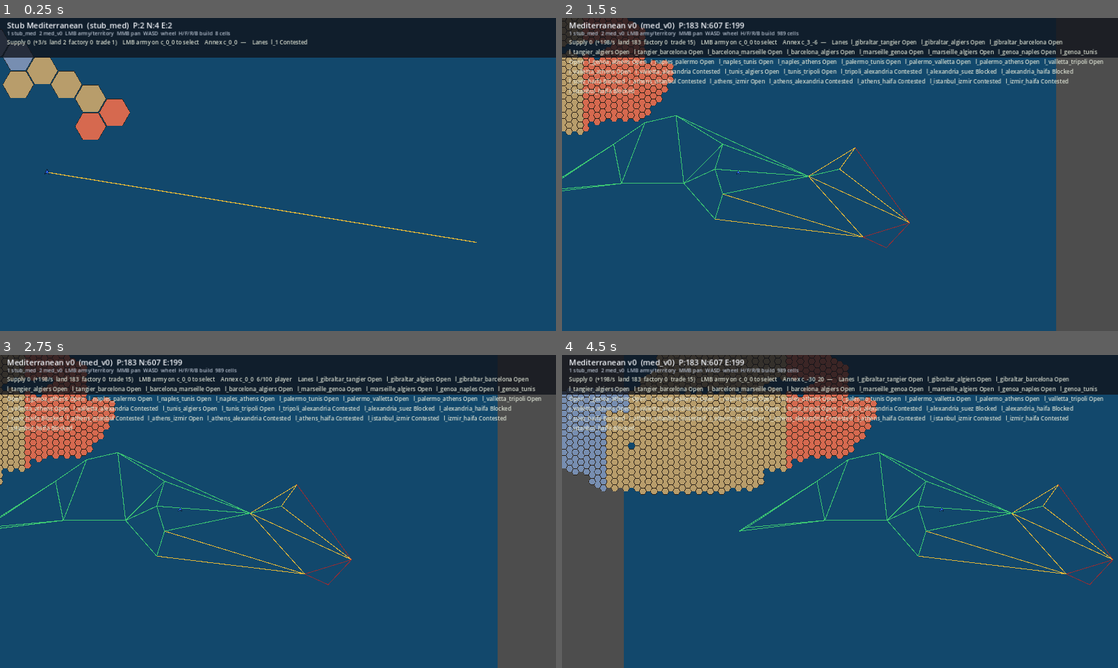
Above: before the commit, frames 1-4 (two rows, left to right).
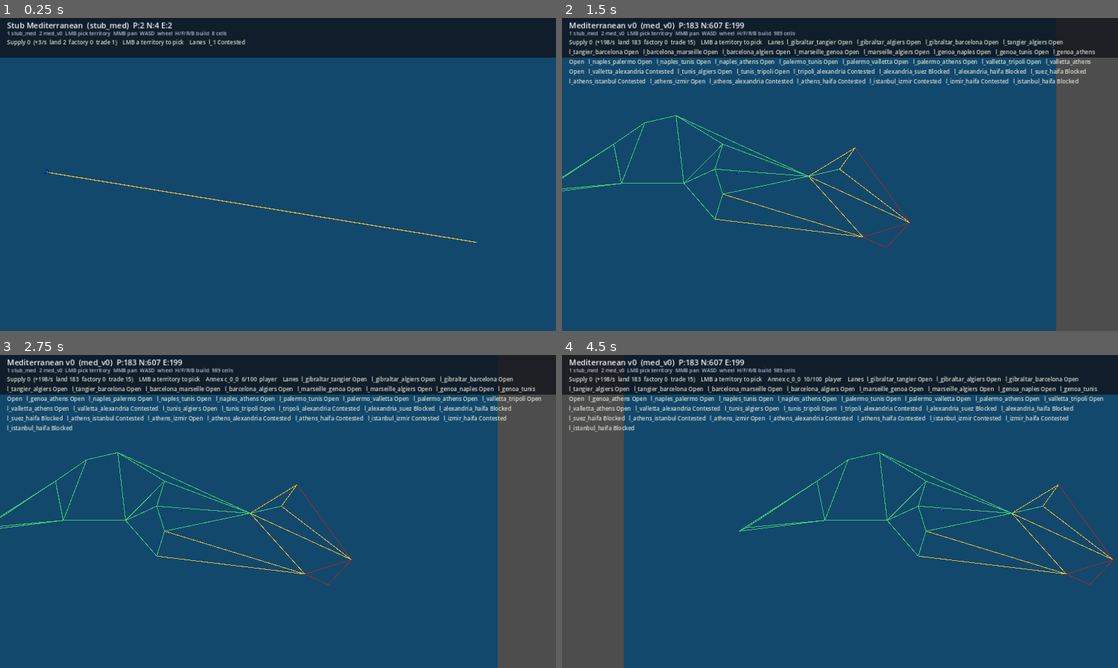
Above: after the commit, the same moments.

Repository: Kdog1132/War-Game-Untitled-
Game: Godot game, scene res://scenes/Main.tscn
Two runs of this game, one before a commit and one after it. Both use one fixed random seed, a clock stepped at 60 frames per second and the inputs below.
Inputs (mouse positions are in pixels of both pictures, inside the frame that each line leads up to):
- Up to frame 1 (0.25 s): no input
- Up to frame 2 (1.5 s): tap Enter at 0.5 s; move the mouse to (962, 158) at 0.52 s; hold D 0.53-1.25 s; tap 1 at 0.6 s; click (962, 158) at 0.67 s; tap 2 at 0.8 s; drag from (728, 190) to (812, 237) at 1.27 s
- Up to frame 3 (2.75 s): tap Space at 2 s; move the mouse to (333, 442) at 2.02 s; hold D from 2.03 s (still down); tap 1 at 2.1 s; click (333, 442) at 2.17 s; tap 2 at 2.3 s
- Up to frame 4 (4.5 s): release D at 2.75 s; drag from (812, 574) to (673, 464) at 2.77 s; tap Enter at 3.5 s; move the mouse to (1006, 558) at 3.52 s; hold A 3.53-4.25 s; tap H at 3.6 s; click (1006, 558) at 3.67 s; tap 2 at 3.8 s; tap Escape at 4.15 s; drag from (673, 464) to (756, 433) at 4.27 s

The runs differ from the first frame. In frame 1, 2.9% of the frame differs, in the area x 0-56%, y 4-39%; in frame 2, 8.8%; in frame 3, 6.0%; in frame 4, 18%, in the area x 0-93%, y 0-45%.

Commit message:
Painted-map UX: local mouse pick, pulse, ghost trail
Click selects a territory (no hex chrome, no brush). Annex meter and a
soft border pulse sit on the pick; HUD ETA only when annex is slow.
Move ghost trail plus Supply / Open-Contested-Blocked lanes stay.
Picking uses get_local_mouse_position() under Camera2D.

Co-authored-by: Kdog1132 <Kdog1132@users.noreply.github.com>

Diff:
--- a/godot/autoload/AnnexService.gd
+++ b/godot/autoload/AnnexService.gd
@@ -98,6 +98,25 @@
 	return true
 
 
+## Seconds to flip, or -1 if not annexing. INF if paused / no rate.
+func eta_sec(cell_id: String) -> float:
+	var progress := meter(cell_id)
+	var owner := _owner_of(cell_id)
+	var occ := _occupiers(cell_id)
+	var claimer := claiming_faction(cell_id)
+	if claimer == "":
+		claimer = _claimer(occ, owner)
+	if claimer == "":
+		return -1.0
+	if _paused(occ, claimer):
+		return INF
+	var strength := float(occ.get(claimer, 0.0))
+	var rate := annex_rate_pct(owner, strength)
+	if rate <= 0.001:
+		return INF
+	return maxf(0.0, (_flip_at() - progress) / rate)
+
+
 func annex_rate_pct(owner: String, strength: float) -> float:
 	var cfg: Dictionary = Balance.annex_cfg() if Balance != null else {}
 	if owner == "none":
--- a/godot/scenes/Main.gd
+++ b/godot/scenes/Main.gd
@@ -1,6 +1,6 @@
 extends Node
-## M0–M6 boot: stub_med, WorldMap, HUD (supply / selection / annex / lanes).
-## KEY_1 = stub_med (hex ~48px). KEY_2 = med_v0 (hex ~14px).
+## M0–M6 boot: stub_med, WorldMap, HUD (Supply + lane Open/Contested/Blocked).
+## KEY_1 = stub_med. KEY_2 = med_v0.
 
 @onready var world_map: Node2D = $WorldMap
 @onready var theater_label: Label = $HUD/TheaterLabel
@@ -80,7 +80,7 @@
 func _refresh_hud() -> void:
 	var name := str(MapService.meta.get("name", MapService.theater_id))
 	theater_label.text = "%s  (%s)  %s" % [name, MapService.theater_id, OwnershipService.counts_hud()]
-	help_label.text = "1 stub_med  2 med_v0  LMB army/territory  MMB pan  WASD  wheel  H/F/R/B build  %d cells" % MapService.cells.size()
+	help_label.text = "1 stub_med  2 med_v0  LMB pick territory  MMB pan  WASD  wheel  H/F/R/B build  %d cells" % MapService.cells.size()
 	if status_label:
 		status_label.text = _status_text()
 
@@ -111,19 +111,22 @@
 			float(ArmyService.player().get("strength", 100.0)),
 		])
 	else:
-		bits.append("LMB army on %s to select" % cell)
-	var annex_cell := cell
-	if world_map != null:
-		var hover := str(world_map.get("_hover_cell"))
-		if not hover.is_empty():
-			annex_cell = hover
+		bits.append("LMB a territory to pick")
+	var annex_cell := ""
+	if world_map != null and world_map.has_method("picked_cell"):
+		annex_cell = str(world_map.call("picked_cell"))
+	if annex_cell.is_empty():
+		annex_cell = cell
 	if not annex_cell.is_empty():
 		var meter := AnnexService.meter(annex_cell)
 		var claim := AnnexService.claiming_faction(annex_cell)
 		if meter > 0.0:
-			bits.append("Annex %s  %.0f/100  %s" % [annex_cell, meter, claim])
-		else:
-			bits.append("Annex %s  —" % annex_cell)
+			var annex := "Annex %s  %.0f/100  %s" % [annex_cell, meter, claim]
+			var eta := AnnexService.eta_sec(annex_cell)
+			# ETA only when annex is slow (>8s). Fast flips stay meter-only.
+			if is_finite(eta) and eta > 8.0:
+				annex += "  ETA %.0fs" % eta
+			bits.append(annex)
 	var lanes := ShippingService.lane_hud()
 	if lanes != "":
 		bits.append("Lanes  %s" % lanes)
--- a/godot/scenes/Main.tscn
+++ b/godot/scenes/Main.tscn
@@ -36,7 +36,7 @@
 theme_override_colors/font_color = Color(0.78, 0.82, 0.88, 0.9)
 theme_override_font_sizes/font_size = 12
 mouse_filter = 2
-text = "1 stub_med   2 med_v0   LMB select/move   MMB pan   WASD   wheel zoom"
+text = "1 stub_med   2 med_v0   LMB pick territory   MMB pan   WASD   wheel zoom"
 
 [node name="StatusLabel" type="Label" parent="HUD"]
 offset_left = 16.0
--- a/godot/scenes/WorldMap.gd
+++ b/godot/scenes/WorldMap.gd
@@ -1,5 +1,5 @@
 extends Node2D
-## Painted Med map + camera-aware LMB pick (select army / move / highlight).
+## Painted Med map. LMB picks a territory via get_local_mouse_position() (Camera2D).
 
 const PathfinderScript := preload("res://map/Pathfinder.gd")
 
@@ -10,25 +10,24 @@
 const SEA_DEEP := Color("#12486c")
 const COAST := Color("#2a2118")
 const OWNER_FILL := {
-	"player": Color(0.20, 0.48, 0.92, 0.55),
-	"enemy": Color(0.88, 0.22, 0.22, 0.55),
-	"none": Color(0.55, 0.52, 0.42, 0.28),
+	"player": Color(0.20, 0.48, 0.92, 0.50),
+	"enemy": Color(0.88, 0.22, 0.22, 0.50),
+	"none": Color(0.55, 0.52, 0.42, 0.22),
 }
 const LANE_COLOR := Color(0.35, 0.75, 0.95, 0.85)
 const ARMY_COL := Color("#2E6BFF")
 const SELECT_COL := Color("#F5E6A8")
-const PATH_COL := Color(0.98, 0.92, 0.45, 0.95)
-const PREVIEW_COL := Color(1.0, 1.0, 1.0, 0.55)
-const HOVER_COL := Color(1.0, 1.0, 1.0, 0.95)
-const FLASH_COL := Color(1.0, 1.0, 1.0, 0.55)
+const PATH_COL := Color(0.98, 0.92, 0.45, 0.55)
+const PREVIEW_COL := Color(1.0, 1.0, 1.0, 0.42)
+const HOVER_COL := Color(1.0, 1.0, 1.0, 0.55)
 
 @onready var camera: Camera2D = $Camera2D
 
 var _dragging: bool = false
 var _hover_cell: String = ""
+var _picked_cell: String = ""
 var _preview_path: Array = []
-var _flash_cell: String = ""
-var _flash_t: float = 0.0
+var _pulse: float = 0.0
 
 
 func _ready() -> void:
@@ -51,7 +50,7 @@
 	ArmyService.reset_for_theater()
 	_preview_path.clear()
 	_hover_cell = ""
-	_flash_cell = ""
+	_picked_cell = ""
 	queue_redraw()
 	center_on_cells()
 	_emit_status()
@@ -93,10 +92,8 @@
 		var speed := 520.0 / maxf(camera.zoom.x, 0.05)
 		camera.position += pan.normalized() * speed * delta
 	ArmyService.process_hops(delta)
-	if _flash_t > 0.0:
-		_flash_t = maxf(0.0, _flash_t - delta)
-		if _flash_t <= 0.0:
-			_flash_cell = ""
+	_pulse += delta
+	if not _picked_cell.is_empty() or ArmyService.is_selected():
 		queue_redraw()
 	_update_hover()
 
@@ -107,6 +104,7 @@
 	if event is InputEventKey and event.pressed and not event.echo:
 		if event.keycode == KEY_ESCAPE:
 			ArmyService.deselect()
+			_picked_cell = ""
 			_preview_path.clear()
 			get_viewport().set_input_as_handled()
 			return
@@ -124,10 +122,11 @@
 				get_viewport().set_input_as_handled()
 		elif mb.button_index == MOUSE_BUTTON_RIGHT and mb.pressed:
 			ArmyService.deselect()
+			_picked_cell = ""
 			_preview_path.clear()
 			get_viewport().set_input_as_handled()
 		elif mb.button_index == MOUSE_BUTTON_LEFT and mb.pressed:
-			# LMB is pick-only. Pan is WASD / middle-drag so camera cannot eat clicks.
+			# Click-select a territory. No brush. Pan is WASD / middle-drag.
 			_click_world()
 			get_viewport().set_input_as_handled()
 	elif event is InputEventMouseMotion and _dragging:
@@ -142,13 +141,15 @@
 
 
 func world_mouse() -> Vector2:
-	## Canvas transform includes Camera2D pan/zoom (and stretch).
-	## Raw event.position / viewport pixels miss every cell after center_on_cells.
-	var vp := get_viewport()
-	if vp == null:
-		return Vector2.ZERO
-	var canvas := get_canvas_transform().affine_inverse() * vp.get_mouse_position()
-	return to_local(canvas)
+	## Local mouse on this Node2D. Camera2D is a child; Godot applies the
+	## canvas transform so this stays in map space after pan/zoom.
+	return get_local_mouse_position()
+
+
+func picked_cell() -> String:
+	if not _picked_cell.is_empty():
+		return _picked_cell
+	return ArmyService.player_cell()
 
 
 func _click_world() -> void:
@@ -157,8 +158,7 @@
 		cid = ArmyService.player_cell()
 	if cid.is_empty():
 		return
-	_flash_cell = cid
-	_flash_t = 0.35
+	_picked_cell = cid
 	var result := ArmyService.try_click(cid)
 	if result == "no_path":
 		_emit_status("No path")
@@ -195,12 +195,9 @@
 		return
 	var bounds := MapService.map_bounds().grow(MapService.geo_px_per_deg * 8.0)
 	draw_rect(bounds, SEA_DEEP)
-	if MapService.overlay_features.is_empty():
-		_draw_hex_fallback()
-	else:
-		_draw_painted_map()
-	_draw_path(_preview_path, PREVIEW_COL, 2.0)
-	_draw_path(ArmyService.last_path(), PATH_COL, 3.0)
+	_draw_painted_map()
+	_draw_ghost_trail(_preview_path, PREVIEW_COL)
+	_draw_ghost_trail(ArmyService.last_path(), PATH_COL)
 	_draw_lanes()
 	for aid in ArmyService.armies.keys():
 		var rec: Dictionary = ArmyService.armies[aid]
@@ -229,51 +226,27 @@
 	var blend := AnnexService.tint_factor(cid)
 	if blend > 0.0 and claim != "" and OWNER_FILL.has(claim):
 		fill = fill.lerp(OWNER_FILL[claim], blend)
-	if cid == _hover_cell:
-		fill = fill.lightened(0.28)
-	if cid == ArmyService.player_cell() and ArmyService.is_selected():
-		fill = fill.lerp(SELECT_COL, 0.35)
-	if cid == _flash_cell and _flash_t > 0.0:
-		fill = fill.lerp(FLASH_COL, clampf(_flash_t / 0.35, 0.0, 1.0))
+	var selected := cid == _picked_cell or (cid == ArmyService.player_cell() and ArmyService.is_selected())
+	var hovered := cid == _hover_cell and not selected
+	var pulse := 0.5 + 0.5 * sin(_pulse * 3.2)
+	if hovered:
+		fill = fill.lightened(0.16)
+	if selected:
+		fill = fill.lerp(SELECT_COL, 0.14 + 0.12 * pulse)
 	_fill_feature(feat, fill)
-	var width := 1.6
-	var line := Color(0.18, 0.14, 0.10, 0.75)
-	if cid == _hover_cell:
-		line = HOVER_COL
-		width = 3.2
-	if cid == ArmyService.player_cell() and ArmyService.is_selected():
-		line = SELECT_COL
-		width = 3.6
-	_stroke_feature(feat, line, width)
+	if selected:
+		var line := SELECT_COL
+		line.a = 0.40 + 0.50 * pulse
+		_stroke_feature(feat, line, 2.0 + 1.6 * pulse)
+	elif hovered:
+		_stroke_feature(feat, HOVER_COL, 1.8)
 	var center := _feature_centroid(feat)
 	if center == Vector2.ZERO:
 		center = MapService.cell_world_pos(cid)
 	_draw_label(center, str(feat.get("name", cid)))
-	_draw_annex_meter(center, cid)
+	if selected:
+		_draw_annex_meter(center, cid)
 	_draw_buildings(center, cid)
-
-
-func _draw_hex_fallback() -> void:
-	for cell in MapService.cells.values():
-		var q := int(cell.get("q", 0))
-		var r := int(cell.get("r", 0))
-		var center := MapService.axial_to_world(q, r)
-		var pts := _hex_corners(center, MapService.hex_size_px * 0.96)
-		draw_colored_polygon(pts, LAND)
-		var cid := str(cell.get("cell_id", ""))
-		var owner := MapService.get_cell_owner(cid)
-		draw_colored_polygon(pts, OWNER_FILL.get(owner, OWNER_FILL["none"]))
-		var outline := pts.duplicate()
-		outline.append(pts[0])
-		var col := COAST
-		var w := 1.2
-		if cid == _hover_cell:
-			col = HOVER_COL
-			w = 2.4
-		if cid == ArmyService.player_cell() and ArmyService.is_selected():
-			col = SELECT_COL
-			w = 3.0
-		draw_polyline(outline, col, w)
 
 
 func _fill_feature(feat: Dictionary, col: Color) -> void:
@@ -319,15 +292,21 @@
 		draw_string(font, center + Vector2(-sz.x * 0.5, -8), text, HORIZONTAL_ALIGNMENT_LEFT, -1, size, Color(0.08, 0.07, 0.05, 0.9))
 
 
-func _draw_path(cells: Array, col: Color, width: float) -> void:
+func _draw_ghost_trail(cells: Array, col: Color) -> void:
 	if cells.size() < 2:
 		return
-	var thick := maxf(width, MapService.geo_px_per_deg * 0.06)
 	for i in range(cells.size() - 1):
 		var a := MapService.cell_world_pos(str(cells[i]))
 		var b := MapService.cell_world_pos(str(cells[i + 1]))
-		draw_line(a, b, col, thick)
-		draw_circle(b, MapService.geo_px_per_deg * 0.12, col)
+		var faded := col
+		faded.a = col.a * 0.55
+		draw_line(a, b, faded, 2.2)
+		var steps := 5
+		for s in range(1, steps + 1):
+			var t := float(s) / float(steps)
+			var ghost := col
+			ghost.a = col.a * (0.25 + 0.55 * t)
+			draw_circle(a.lerp(b, t), 2.6, ghost)
 
 
 func _draw_lanes() -> void:
@@ -395,17 +374,10 @@
 	var ring := SELECT_COL if selected else Color(0.05, 0.08, 0.16, 0.9)
 	draw_polyline(pts + PackedVector2Array([pts[0]]), ring, 3.2 if selected else 1.6)
 	if selected:
-		draw_arc(pos, s * 1.55, 0.0, TAU, 28, SELECT_COL, 2.4)
-	elif _hover_cell == ArmyService.player_cell() and not _hover_cell.is_empty():
-		draw_arc(pos, s * 1.35, 0.0, TAU, 24, HOVER_COL, 2.0)
-
-
-func _hex_corners(center: Vector2, size: float) -> PackedVector2Array:
-	var pts := PackedVector2Array()
-	for i in 6:
-		var angle := deg_to_rad(60.0 * float(i))
-		pts.append(center + Vector2(cos(angle), sin(angle)) * size)
-	return pts
+		var pulse := 0.5 + 0.5 * sin(_pulse * 3.2)
+		var glow := SELECT_COL
+		glow.a = 0.35 + 0.45 * pulse
+		draw_arc(pos, s * (1.35 + 0.25 * pulse), 0.0, TAU, 28, glow, 2.2)
 
 
 func _emit_status(extra: String = "") -> void:
@@ -418,8 +390,8 @@
 	elif ArmyService.is_selected():
 		bits.append("army selected on %s — LMB a territory to move" % cell)
 	else:
-		bits.append("LMB army on %s to select" % cell)
-	if not _hover_cell.is_empty():
-		var hover_name := str(MapService.get_cell(_hover_cell).get("name", _hover_cell))
-		bits.append("hover %s" % hover_name)
+		bits.append("LMB a territory to pick, or the army on %s" % cell)
+	if not _picked_cell.is_empty():
+		var picked_name := str(MapService.get_cell(_picked_cell).get("name", _picked_cell))
+		bits.append("picked %s" % picked_name)
 	status_changed.emit("   ".join(bits))
Not shown, changed: godot/README.md
Not shown, changed: godot/tools/click_check.py
